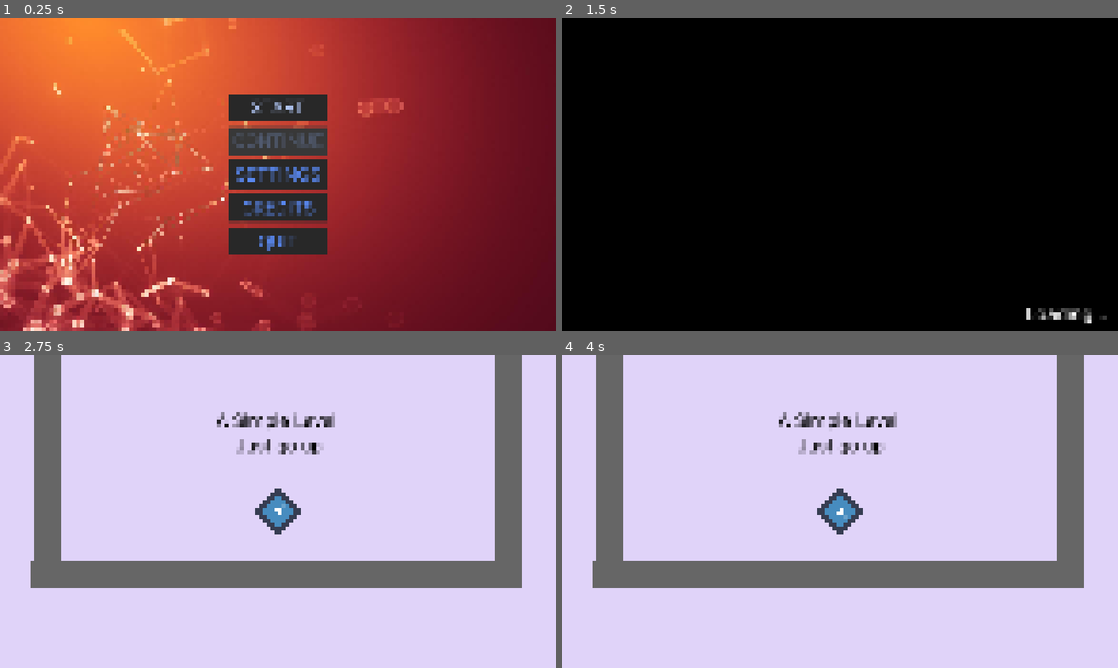
Above: before the commit, frames 1-4 (two rows, left to right).
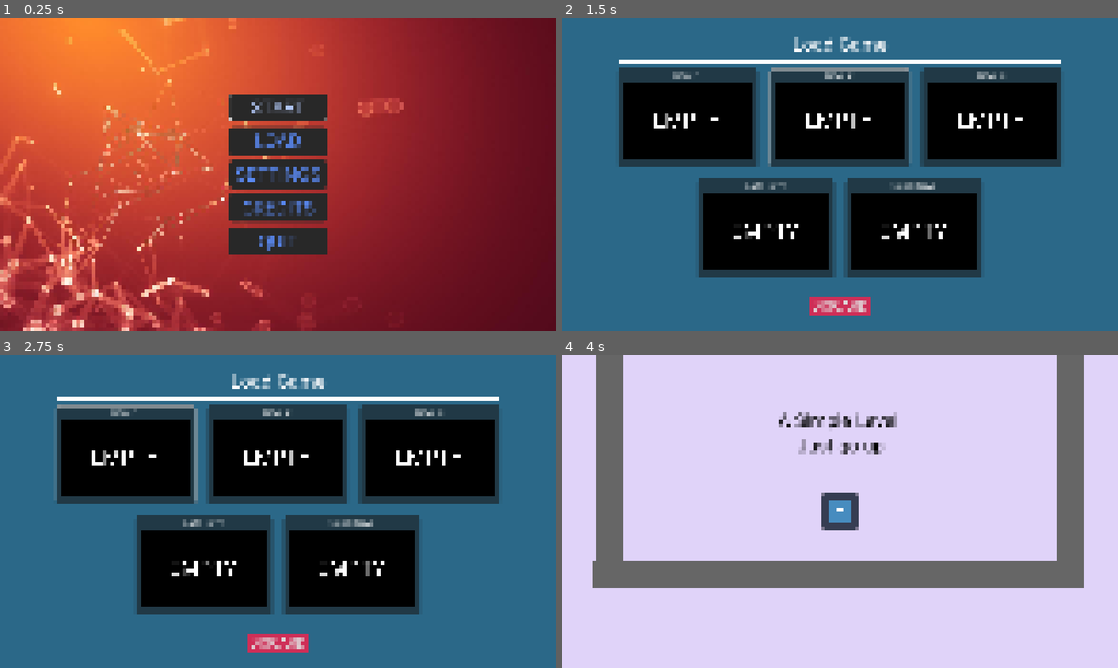
Above: after the commit, the same moments.

Repository: doruktuna/godot-template
Game: Godot game, scene res://scenes/scene_manager/scene_manager.tscn
Same seed, same stepped clock (60 frames per second), same inputs: the game is played once before the commit and once after it. The engine's default icon, where the game draws it, is replaced by a stand-in: a white triangle on a blue panel in a dark square.
Inputs (mouse positions are in pixels of both pictures, inside the frame that each line leads up to):
- Up to frame 1 (0.25 s): no input
- Up to frame 2 (1.5 s): click (840, 140) at 0.5 s, where only the run after the commit has a clickable "LOAD"; click (840, 108) at 1.25 s, where only the run before the commit has a clickable "START"
- Up to frame 3 (2.75 s): click (127, 455) at 2.02 s
- Up to frame 4 (4 s): click (840, 642) at 2.75 s, where only the run after the commit has a clickable "DISCARD"; click (840, 445) at 3.5 s, where only the run after the commit has a clickable "START"

The runs differ from the first frame. In frame 1, 0.9% of the frame differs, in the area x 41-59%, y 24-66%; in frame 2, 73%; in frame 3, 100%, in the area x 0-100%, y 0-100%; in frame 4, 0.4%.

Commit message:
FEAT: Load menu and load function

Diff:
--- a/scenes/levels/second_level.tscn
+++ b/scenes/levels/second_level.tscn
@@ -38,7 +38,7 @@
 
 [node name="SecondLevel" type="Node2D" unique_id=1261555673 groups=["saveable"]]
 script = ExtResource("1_0ivti")
-next_scene = 5
+next_scene = 6
 metadata/_edit_horizontal_guides_ = [-447.0]
 metadata/_edit_vertical_guides_ = [4810.0]
 
--- a/scenes/levels/start_level.tscn
+++ b/scenes/levels/start_level.tscn
@@ -8,7 +8,7 @@
 size = Vector2(97, 4009)
 
 [sub_resource type="RectangleShape2D" id="RectangleShape2D_nbrbp"]
-size = Vector2(96, 3971)
+size = Vector2(96, 4004)
 
 [sub_resource type="RectangleShape2D" id="RectangleShape2D_r0dwq"]
 size = Vector2(1696, 97)
@@ -24,7 +24,7 @@
 
 [node name="StartLevel" type="Node2D" unique_id=1261555673 groups=["saveable"]]
 script = ExtResource("1_lps7v")
-next_scene = 4
+next_scene = 5
 
 [node name="BG" type="ColorRect" parent="." unique_id=135236667]
 offset_left = -1731.0
@@ -95,7 +95,7 @@
 anchor_right = 0.5
 anchor_bottom = 0.5
 offset_left = -48.0
-offset_top = -3766.0
+offset_top = -3767.0
 offset_right = 48.0
 offset_bottom = 244.0
 grow_horizontal = 2
@@ -124,7 +124,7 @@
 color = Color(0.4, 0.4, 0.4, 1)
 
 [node name="CollisionShape2D" type="CollisionShape2D" parent="Walls/EastWall" unique_id=1626387714]
-position = Vector2(1, -1749.5)
+position = Vector2(1, -1766)
 shape = SubResource("RectangleShape2D_nbrbp")
 
 [node name="SouthWall" type="StaticBody2D" parent="Walls" unique_id=151894621]
@@ -157,9 +157,9 @@
 anchor_top = 0.5
 anchor_right = 0.5
 anchor_bottom = 0.5
-offset_left = -404.0
+offset_left = -405.0
 offset_top = -48.0
-offset_right = 171.0
+offset_right = 170.0
 offset_bottom = 48.0
 grow_horizontal = 2
 grow_vertical = 2
@@ -179,9 +179,9 @@
 anchor_top = 0.5
 anchor_right = 0.5
 anchor_bottom = 0.5
-offset_left = -404.0
+offset_left = -405.0
 offset_top = -48.0
-offset_right = 168.0
+offset_right = 167.0
 offset_bottom = 48.0
 grow_horizontal = 2
 grow_vertical = 2
--- a/scenes/levels/third_level.tscn
+++ b/scenes/levels/third_level.tscn
@@ -24,7 +24,7 @@
 
 [node name="ThirdLevel" type="Node2D" unique_id=1261555673]
 script = ExtResource("1_etos1")
-next_scene = 2
+next_scene = 3
 
 [node name="BG" type="ColorRect" parent="." unique_id=135236667]
 offset_left = -1731.0
--- a/scenes/scene_manager/scene_manager.gd
+++ b/scenes/scene_manager/scene_manager.gd
@@ -11,12 +11,13 @@
 @onready var loading_label: Label = $TransitionLayer/LoadingLabel
 @onready var animation_player: AnimationPlayer = $TransitionLayer/AnimationPlayer
 
-enum Scene {MAIN_MENU, SETTINGS_MENU, CREDITS, LEVEL_1, LEVEL_2, LEVEL_3}
+enum Scene {MAIN_MENU, LOAD_FROM_MAIN_MENU, SETTINGS_MENU, CREDITS, LEVEL_1, LEVEL_2, LEVEL_3}
 
 const LEVEL_SCENES: Array[Scene] = [Scene.LEVEL_1, Scene.LEVEL_2, Scene.LEVEL_3]
 
 const SCENES := {
 	Scene.MAIN_MENU: "uid://c14p3tv3084fc",
+	Scene.LOAD_FROM_MAIN_MENU: "uid://drd03kkygw04p",
 	Scene.SETTINGS_MENU: "uid://bmn6dp2fgrq76",
 	Scene.CREDITS: "uid://c43wcx7i5vjej",
 	Scene.LEVEL_1: "uid://da3wyax0qgsew",
--- /dev/null
+++ b/ui/menus/load_from_main_menu.gd
@@ -0,0 +1,12 @@
+class_name LoadFromMainMenu
+extends Control
+
+@onready var save_load_menu: SaveLoadMenu = %SaveLoadMenu
+
+
+func _ready() -> void:
+	save_load_menu.save_load_canceled.connect(_on_save_load_canceled)
+
+
+func _on_save_load_canceled() -> void:
+	EventBus.scene_change_requested.emit(SceneManager.Scene.MAIN_MENU, {})
--- /dev/null
+++ b/ui/menus/load_from_main_menu.tscn
@@ -0,0 +1,18 @@
+[gd_scene format=3 uid="uid://drd03kkygw04p"]
+
+[ext_resource type="PackedScene" uid="uid://ctk1se0iaam4d" path="res://ui/menus/save_load_menu.tscn" id="1_aa33q"]
+[ext_resource type="Script" uid="uid://p8lb5j0y2ujv" path="res://ui/menus/load_from_main_menu.gd" id="1_us46r"]
+
+[node name="LoadFromMainMenu" type="Control" unique_id=2063735603]
+layout_mode = 3
+anchors_preset = 15
+anchor_right = 1.0
+anchor_bottom = 1.0
+grow_horizontal = 2
+grow_vertical = 2
+script = ExtResource("1_us46r")
+
+[node name="SaveLoadMenu" parent="." unique_id=739617311 instance=ExtResource("1_aa33q")]
+unique_name_in_owner = true
+layout_mode = 1
+is_load_screen = true
--- a/ui/menus/main_menu.gd
+++ b/ui/menus/main_menu.gd
@@ -2,7 +2,7 @@
 extends Control
 
 @onready var start_button: Button = %StartButton
-@onready var continue_button: Button = %ContinueButton
+@onready var load_button: Button = %LoadButton
 @onready var settings_button: Button = %SettingsButton
 @onready var credits_button: Button = %CreditsButton
 @onready var quit_button: Button = %QuitButton
@@ -11,6 +11,7 @@
 func _ready() -> void:
 	start_button.grab_focus()
 	start_button.pressed.connect(_on_start_button_pressed)
+	load_button.pressed.connect(_on_load_button_pressed)
 	settings_button.pressed.connect(_on_settings_button_pressed)
 	credits_button.pressed.connect(_on_credits_button_pressed)
 	quit_button.pressed.connect(_on_quit_button_pressed)
@@ -18,6 +19,10 @@
 
 func _on_start_button_pressed() -> void:
 	EventBus.scene_change_requested.emit(SceneManager.Scene.LEVEL_1, {})
+
+
+func _on_load_button_pressed() -> void:
+	EventBus.scene_change_requested.emit(SceneManager.Scene.LOAD_FROM_MAIN_MENU, {})
 
 
 func _on_settings_button_pressed() -> void:
--- a/ui/menus/main_menu.tscn
+++ b/ui/menus/main_menu.tscn
@@ -43,13 +43,12 @@
 theme_type_variation = &"MainMenuButton"
 text = "START"
 
-[node name="ContinueButton" type="Button" parent="VBoxContainer" unique_id=2022503464]
+[node name="LoadButton" type="Button" parent="VBoxContainer" unique_id=2022503464]
 unique_name_in_owner = true
 layout_mode = 2
 focus_mode = 0
 theme_type_variation = &"MainMenuButton"
-disabled = true
-text = "CONTINUE"
+text = "LOAD"
 
 [node name="SettingsButton" type="Button" parent="VBoxContainer" unique_id=1175780119]
 unique_name_in_owner = true
--- a/ui/menus/save_load_menu.gd
+++ b/ui/menus/save_load_menu.gd
@@ -1,8 +1,9 @@
 class_name SaveLoadMenu
 extends Control
 
+@export var is_load_screen: bool = false
+
 @onready var save_load_label: Label = %SaveLoadLabel
-
 
 @onready var save_slots = {
 	"save_1" = {"title": "Save 1", "slot": %SaveSlot1},
@@ -16,11 +17,9 @@
 
 signal save_load_canceled()
 
-var is_load_screen: bool
-
 
 func _ready() -> void:
-	setup_slots()
+	setup_slots(is_load_screen)
 	save_slots.save_1.slot.grab_focus()
 	cancel_button.pressed.connect(save_load_canceled.emit)
 
@@ -41,7 +40,7 @@
 			var image_texture := ImageTexture.create_from_image(image)
 			var date = save_infos[filename].date
 			var time = save_infos[filename].time
-			var date_str = "%s/%s/%s, %2d:%2d" % [date["day"], date["month"], date["year"], time["hour"], time["minute"]]
+			var date_str = "%02d/%02d/%s, %02d:%02d" % [date["day"], date["month"], date["year"], time["hour"], time["minute"]]
 			slot.setup(title, filename, image_texture, date_str)
 		else:
 			slot.setup(title, filename)
@@ -52,10 +51,8 @@
 
 
 func _on_save_load_slot_clicked(slot: SaveLoadSlot) -> void:
-	print("Slot clicked: ", slot.filename)
-
 	if is_load_screen:
-		pass
+		EventBus.load_requested.emit(slot.filename)
 	else:
 		save_game(slot.filename)
 
Not shown, added: ui/menus/load_from_main_menu.gd.uid
